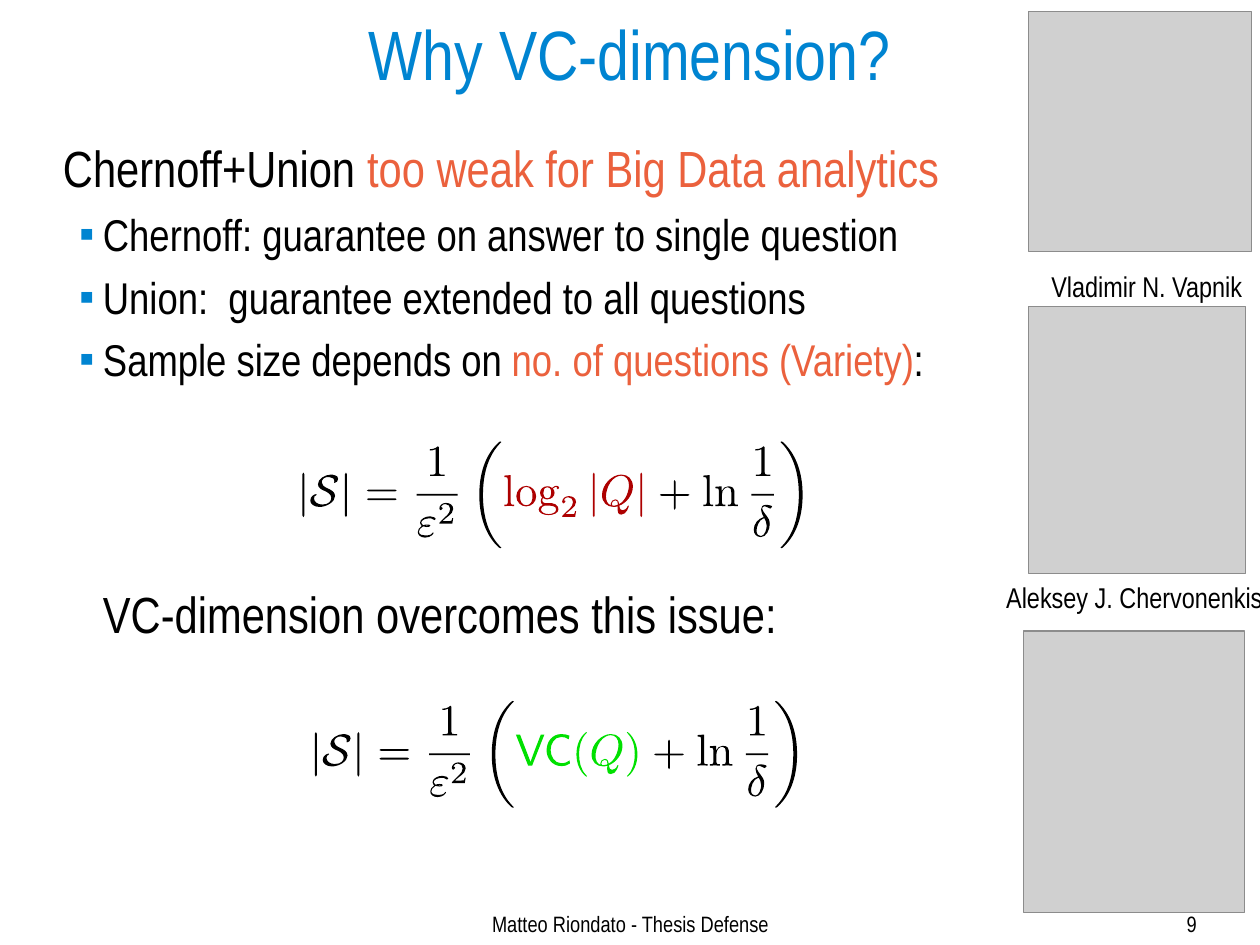
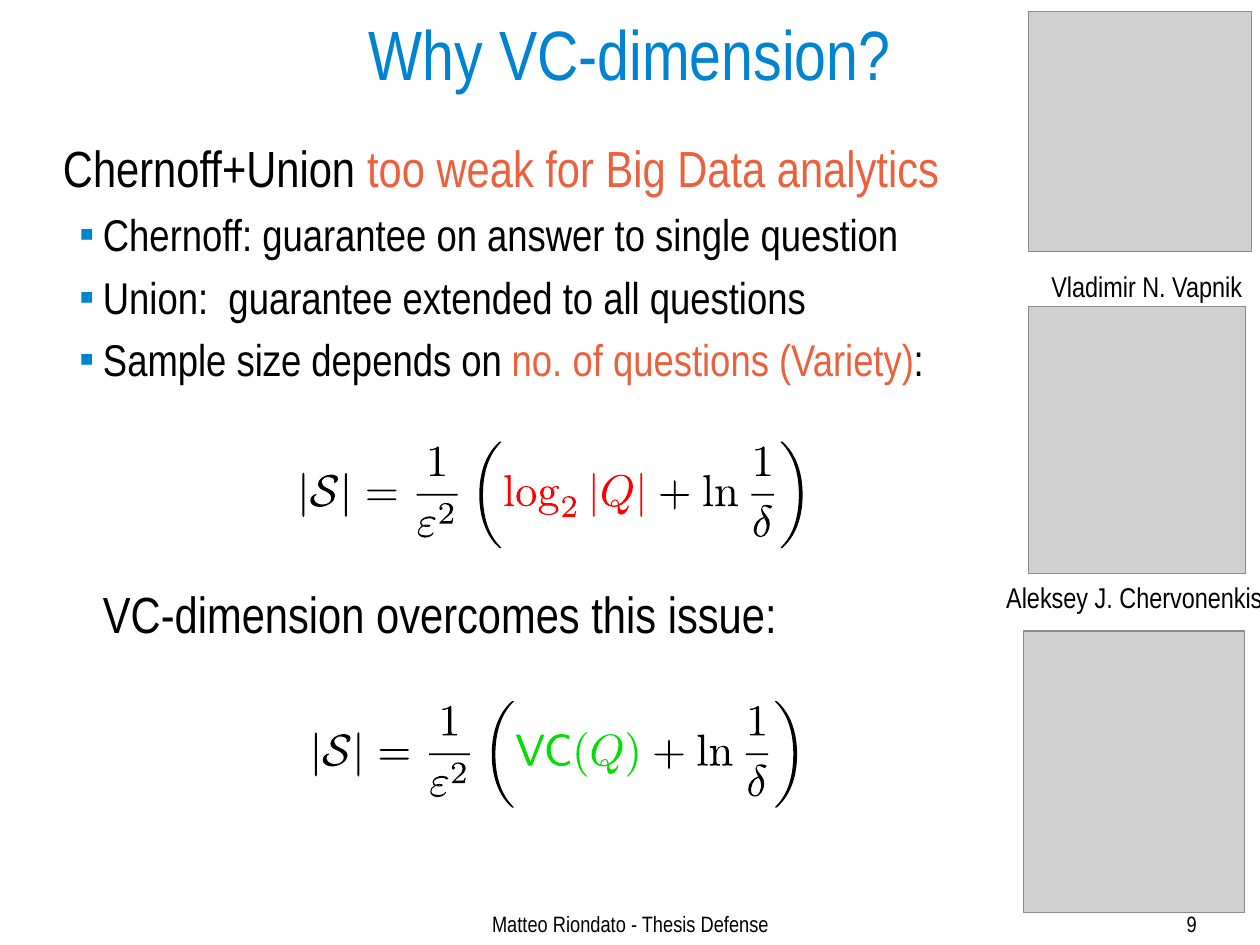
Before and after one commit to ZhizhongIsaacChen/dissertation, a slide deck: slide 9 of defense/Defense-talk.odp. Drawn at 1260x945 pixels with LibreOffice and Linux fonts; fonts in the diff are those of the drawing; grey boxes stand for pictures. Boxes give left, top, right and bottom in pixels: in the first picture for what was removed or moved away, otherwise in the second. Text is boxed around its words. In the diff, an @@ line names an element or a change of style, - is before the commit and + after.

```diff
--- a/defense/Defense-talk.odp
+++ b/defense/Defense-talk.odp
@@ fill #AD0000 to #FF0000 in 7 elements at [504,476,515,507], [517,486,536,507], [539,486,559,516], [563,496,576,517], [593,472,596,517], [603,475,633,515], [640,472,643,517] @@
```
Also in this commit, not shown: 28 other slides changed, 1 slide removed.
